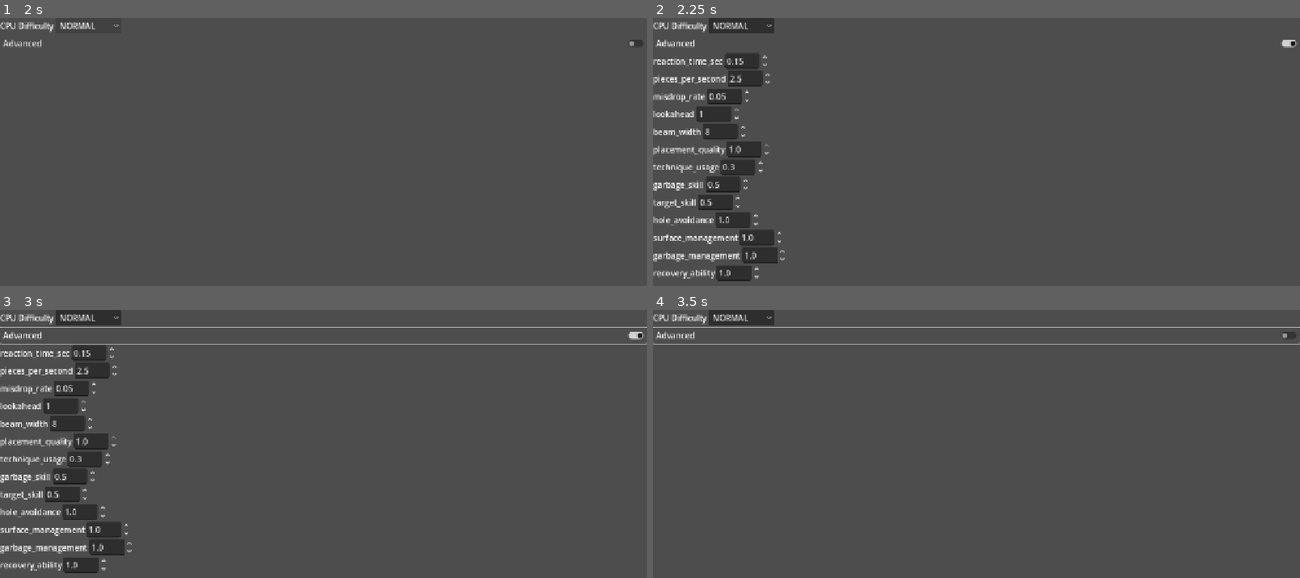
Above: before the commit, frames 1-4 (two rows, left to right).
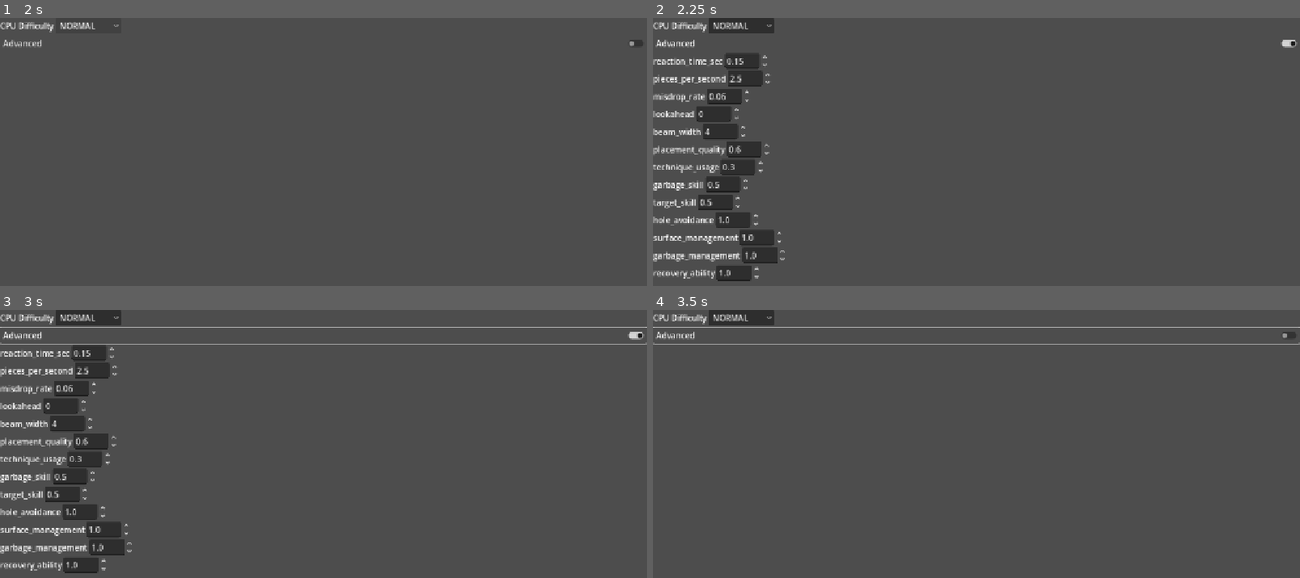
Above: after the commit, the same moments.

Repository: harry2480/personal-survivor-99
Game: Godot game, scene res://ui/menu/cpu_difficulty_panel.tscn
Same seed, same stepped clock (60 frames per second), same inputs: the game is played once before the commit and once after it. This scene is started directly instead of the project's main scene.
Inputs (mouse positions are in pixels of both pictures, inside the frame that each line leads up to):
- Up to frame 1 (2 s): click "NORMAL" at 0.5 s; click "NORMAL" at 1.25 s
- Up to frame 2 (2.25 s): click "Advanced" at 2 s
- Up to frame 3 (3 s): tap Enter (ui_accept) at 2.75 s; move the mouse to (465, 492) at 2.77 s; hold Right (move_right) from 2.78 s (still down); tap Space (hard_drop) at 2.85 s; click (465, 492) at 2.92 s
- Up to frame 4 (3.5 s): keep holding Right (move_right); tap Enter (ui_accept) at 3.02 s

Frame 1 is identical in both runs. In frame 2, less than 0.1% of the frame differs, in the area x 7-18%, y 28-51%; in frame 3, less than 0.1%; in frame 4, nothing differs.

Commit message:
fix: Advanced の個別調整が Battle の CPU へ届かないのを直し、入力欄に効いている値を出す
- Battle は CpuSettings.build_distribution() の分布から全 CPU を作るが、分布は
  Advanced の上書きを持っていなかった。CpuDistribution.profile_overrides を足し、
  build_distribution() が Advanced を開いているときだけ渡す。create_profiles() が当てる
- Advanced の入力欄が CpuProfile の既定値を出していた（Strength 100 でも PPS 2.5 など）。
  上書きしていない項目は、選んだ Preset / Strength から決まる値を出す
- rebase で #89 の掘る速さの修正が入り、順位が Strength の順にそろうようになったため、
  「Seed が違えば結果も変わる」を順位ではなく Attack 量・生存時間で見る

Co-Authored-By: Claude Opus 5.5 (1M context) <noreply@anthropic.com>

Diff:
--- a/cpu/cpu_distribution.gd
+++ b/cpu/cpu_distribution.gd
@@ -36,6 +36,11 @@
 ## 通常は [constant CpuPreset.Preset.CUSTOM]。Machine / Human-like を選ぶと、
 ## Strength はそのままに人間の限界の扱いだけが変わる。
 @export var preset: CpuPreset.Preset = CpuPreset.Preset.CUSTOM
+
+## 全 CPU の [CpuProfile] に上書きする値（Advanced Settings。要件定義 §77 / §78）。
+##
+## key は [constant CpuSettings.ADVANCED_KEYS] のいずれか。空なら上書きしない。
+@export var profile_overrides: Dictionary = {}
 
 
 ## 既定の分布を作る（要件定義 §73 の例）。
@@ -86,7 +91,9 @@
 	)
 	var profiles: Array[CpuProfile] = []
 	for strength in generate(count, distribution_seed):
-		profiles.append(CpuPreset.create_profile_at(preset, strength, table))
+		var profile: CpuProfile = CpuPreset.create_profile_at(preset, strength, table)
+		CpuSettings.apply_overrides(profile, profile_overrides)
+		profiles.append(profile)
 	return profiles
 
 
--- a/cpu/cpu_settings.gd
+++ b/cpu/cpu_settings.gd
@@ -84,21 +84,20 @@
 ## Preset と Strength で作ってから、Advanced の上書きを当てる。
 func build_profile(mapping: CpuStrengthMapping = null) -> CpuProfile:
 	var profile: CpuProfile = CpuPreset.create_profile_at(preset, strength, mapping)
-	if not advanced_enabled:
-		return profile
-
-	for key in advanced_overrides:
-		if key in ADVANCED_KEYS:
-			profile.set(key, advanced_overrides[key])
+	if advanced_enabled:
+		apply_overrides(profile, advanced_overrides)
 	return profile
 
 
 ## この設定から CPU 群の [CpuDistribution] を作る。
 ##
 ## 元の [member distribution] は書き換えず、Preset と Strength を反映した複製を返す。
+## Advanced を開いていれば、その上書きも分布へ持たせる。Battle はこの分布から
+## 全 CPU の [CpuProfile] を作るので、ここで渡さないと個別調整が届かない。
 func build_distribution() -> CpuDistribution:
 	var built: CpuDistribution = distribution.duplicate()
 	built.preset = preset
+	built.profile_overrides = advanced_overrides.duplicate() if advanced_enabled else {}
 	built.average_strength = strength
 	built.minimum_strength = minf(built.minimum_strength, strength)
 	built.maximum_strength = maxf(built.maximum_strength, strength)
@@ -107,6 +106,13 @@
 	return built
 
 
+## [param overrides] を [param profile] へ当てる。[constant ADVANCED_KEYS] 以外は無視する。
+static func apply_overrides(profile: CpuProfile, overrides: Dictionary) -> void:
+	for key in overrides:
+		if key in ADVANCED_KEYS:
+			profile.set(key, overrides[key])
+
+
 ## 標準最高難易度（Extreme）を超える設定かを返す（MVP 受入条件 24）。
 func is_above_standard_maximum() -> bool:
 	if strength > CpuPreset.get_strength(CpuPreset.Preset.EXTREME):
--- a/tests/cpu/test_cpu_benchmark.gd
+++ b/tests/cpu/test_cpu_benchmark.gd
@@ -72,12 +72,16 @@
 	var first: Array[CpuBenchmark.StrengthResult] = _sweep()
 	var second: Array[CpuBenchmark.StrengthResult] = _sweep(SEED + 1)
 
+	# 順位は Strength の順にそろいやすい（強さがそのまま順位に出るのは正しい）。
+	# Seed が効いていることは、試合の中身（Attack 量・生存時間）で見る。
 	var differs: bool = false
 	for index in range(first.size()):
-		if first[index].rank_total != second[index].rank_total:
+		if first[index].attack_total != second[index].attack_total:
+			differs = true
+		if not is_equal_approx(first[index].survival_total, second[index].survival_total):
 			differs = true
 
-	assert_true(differs, "Seed が違えば結果も変わる")
+	assert_true(differs, "Seed が違えば試合の中身も変わる")
 
 
 func test_report_is_a_table() -> void:
--- a/tests/integration/test_cpu_difficulty_ui.gd
+++ b/tests/integration/test_cpu_difficulty_ui.gd
@@ -131,6 +131,44 @@
 	var profile: CpuProfile = panel.get_settings().build_profile()
 
 	assert_gt(profile.pieces_per_second, 0.0, "閉じれば Strength からの値に戻る")
+
+
+func test_advanced_shows_the_values_of_the_chosen_strength() -> void:
+	# 上書きしていない項目は、いま効いている値（Strength から決まる値）を出す。
+	_select_preset(CpuPreset.Preset.CUSTOM)
+	panel.set_strength_value(100.0)
+	panel.set_advanced_open(true)
+
+	var expected: CpuProfile = CpuPreset.create_profile_at(CpuPreset.Preset.CUSTOM, 100.0)
+	assert_almost_eq(
+		panel.get_advanced_value("pieces_per_second"),
+		expected.pieces_per_second,
+		0.05,
+		"PPS は Strength 100 の値"
+	)
+	assert_eq(panel.get_advanced_value("beam_width"), float(expected.beam_width), "Beam Width も同じ")
+
+	panel.set_advanced_value("misdrop_rate", 0.5)
+	panel.set_strength_value(30.0)
+	assert_eq(panel.get_advanced_value("misdrop_rate"), 0.5, "上書きした項目は Strength を変えても残る")
+
+
+func test_advanced_overrides_reach_every_cpu_in_the_battle() -> void:
+	# Battle は build_distribution() の分布から全 CPU を作る。個別調整がそこまで届くこと。
+	_select_preset(CpuPreset.Preset.CUSTOM)
+	panel.set_advanced_open(true)
+	panel.set_advanced_value("misdrop_rate", 0.0)
+	panel.set_advanced_value("beam_width", 20.0)
+
+	var profiles: Array[CpuProfile] = panel.get_settings().build_distribution().create_profiles(5)
+
+	for profile in profiles:
+		assert_eq(profile.misdrop_rate, 0.0, "Strength %.0f の CPU にも上書きが届く" % profile.strength)
+		assert_eq(profile.beam_width, 20, "Beam Width も届く")
+
+	panel.set_advanced_open(false)
+	var closed: CpuDistribution = panel.get_settings().build_distribution()
+	assert_true(closed.profile_overrides.is_empty(), "Advanced を閉じれば分布へ渡さない")
 
 
 # --- 標準最高難易度を超える設定（MVP 受入条件 24） --------------------------
--- a/ui/menu/cpu_difficulty_panel.gd
+++ b/ui/menu/cpu_difficulty_panel.gd
@@ -149,6 +149,13 @@
 	return true
 
 
+## Advanced の入力欄に出ている値を返す。知らない key なら 0。
+func get_advanced_value(key: String) -> float:
+	if not _advanced_spins.has(key):
+		return 0.0
+	return _advanced_spins[key].value
+
+
 ## Custom の入力欄（Strength / Min / Max / Variation）が出ているかを返す。
 func is_custom_section_visible() -> bool:
 	return _custom_box != null and _custom_box.visible
@@ -191,10 +198,8 @@
 
 
 func _build_advanced_controls() -> void:
-	var reference := CpuProfile.create_default()
 	for key in CpuSettings.ADVANCED_KEYS:
 		var spin: SpinBox = _new_spin(0.0, _advanced_maximum(key), _advanced_step(key))
-		spin.value = float(reference.get(key))
 		spin.value_changed.connect(_on_advanced_changed.bind(key))
 		_advanced_spins[key] = spin
 		_advanced_box.add_child(_labeled(key, spin))
@@ -234,11 +239,23 @@
 
 	_advanced_toggle.button_pressed = _settings.advanced_enabled
 	_advanced_box.visible = _settings.advanced_enabled
+	_refresh_advanced_values()
+
+	_updating = false
+
+
+# Advanced の入力欄に、いま効いている値を出す。
+#
+# 上書きしていない項目は、選んだ Preset / Strength から決まる値を出す。
+# CpuProfile の既定値を出すと、実際に使われる値と食い違うため。
+func _refresh_advanced_values() -> void:
+	var was_updating: bool = _updating
+	_updating = true
+	var base: CpuProfile = CpuPreset.create_profile_at(_settings.preset, _settings.strength)
 	for key in _advanced_spins:
-		if _settings.advanced_overrides.has(key):
-			_advanced_spins[key].value = float(_settings.advanced_overrides[key])
-
-	_updating = false
+		var value: Variant = _settings.advanced_overrides.get(key, base.get(key))
+		_advanced_spins[key].value = float(value)
+	_updating = was_updating
 
 
 func _is_custom_selected() -> bool:
@@ -262,6 +279,7 @@
 		return
 	_settings.set_strength(value)
 	_strength_label.text = "%.0f" % _settings.strength
+	_refresh_advanced_values()
 	_notify_changed()
 
 
